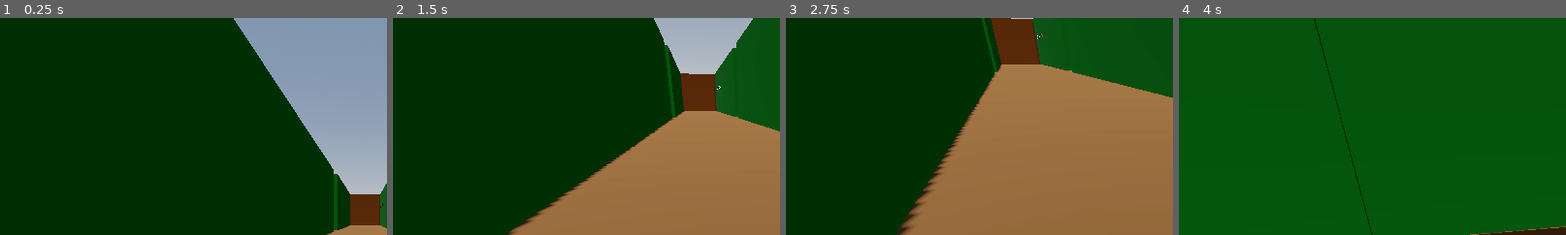
Above: before the commit, frames 1-4 (left to right).
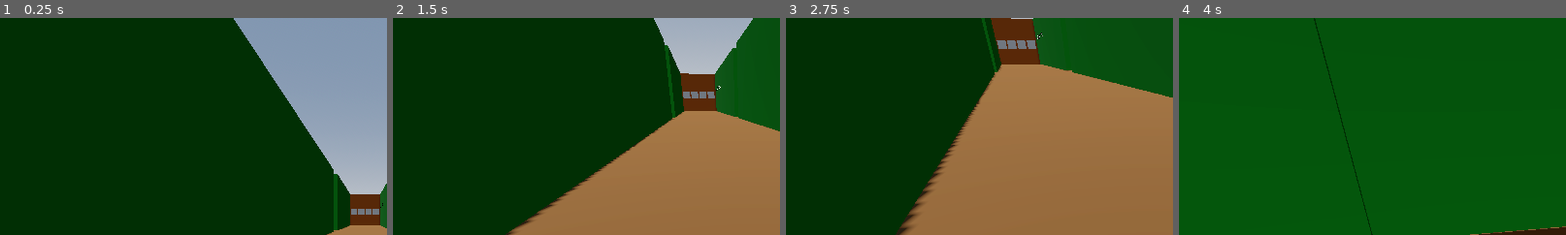
Above: after the commit, the same moments.

Repository: Z-Graham/Maze_walker
Game: Godot game, scene res://Mazes/maze_2/maze_2.tscn
The game is run twice, just before and just after one commit, with the same random seed, the same clock (stepped at 60 frames per second) and the same inputs. This scene is started directly instead of the project's main scene.
Inputs:
- Up to frame 1 (0.25 s): no input
- Up to frame 2 (1.5 s): tap Enter at 0.5 s; hold D (turn_right) 0.53-1.28 s; tap Down (look_down) at 0.6 s; hold S (move_backward) from 1.28 s (still down); tap Up (look_up) at 1.35 s
- Up to frame 3 (2.75 s): release S (move_backward) at 2.03 s; hold D (turn_right) from 2.03 s (still down); tap Down (look_down) at 2.1 s
- Up to frame 4 (4 s): release D (turn_right) at 2.78 s; hold W (move_forward) 2.78-3.53 s; tap Up (look_up) at 2.85 s; hold A (turn_left) from 3.53 s (still down); tap Down (look_down) at 3.6 s
The pictures show only the part of the screen within x 3-53%, y 4-54%; the shares and areas given below are measured in that part.

The runs differ from the first frame. In frame 1, 0.2% of the frame differs, in the area x 90-98%, y 87-91%; in frame 2, 0.2%; in frame 3, 0.3%, in the area x 54-65%, y 10-15%; in frame 4, nothing differs.

Commit message:
locks dissapear on door

Diff:
--- a/Mazes/maze_2/maze_2.gd
+++ b/Mazes/maze_2/maze_2.gd
@@ -6,11 +6,16 @@
 @onready var sphynx_4: CSGBox3D = $Sphynx_4
 @onready var riddle_screen: ColorRect = $riddle_screen
 @onready var player: Camera3D = $Player
+@onready var lock_text: Label = $lock_text
 
 var lock_1=false
 var lock_2=false
 var lock_3=false
 var lock_4=false
+
+func _process(delta: float) -> void:
+	if riddle_screen.chances_left<=0:
+		get_tree().reload_current_scene()
 
 
 func _on_player_show_riddle(s:CSGBox3D) -> void:
@@ -18,17 +23,41 @@
 	riddle_screen.visible=true
 	player.stuck=true
 
+func lock_text_fade():
+	var fade=create_tween()
+	fade.tween_property(lock_text,"modulate",Color("ffffff"),0.5)
+	await fade.finished
+	var fade2=create_tween()
+	fade2.tween_property(lock_text,"modulate",Color("ffffff00"),0.5)
+	await fade2.finished
+	var fade3=create_tween()
+	fade3.tween_property(lock_text,"modulate",Color("ffffff"),0.5)
+	await fade3.finished
+	var fade4=create_tween()
+	fade4.tween_property(lock_text,"modulate",Color("ffffff00"),0.5)
 
 func _on_riddle_screen_close() -> void:
 	player.stuck=false
+	riddle_screen.a.visible=true
+	riddle_screen.b.visible=true
+	riddle_screen.c.visible=true
+	riddle_screen.d.visible=true
 	for s in get_tree().get_nodes_in_group('sphynx'):
 		if s.riddle==riddle_screen.c_riddle:
 			s.active=false
 	if lock_1==false:
 		lock_1==true
+		$lock_1.visible=false
+		lock_text_fade()
 	elif lock_1==true:
 		lock_2=true
+		$lock_2.visible=false
+		lock_text_fade()
 	elif lock_2==true:
 		lock_3=true
+		$lock_3.visible=false
+		lock_text_fade()
 	elif lock_3==true:
 		lock_4=true
+		$lock_4.visible=false
+		lock_text_fade()
--- a/Mazes/maze_2/maze_2.tscn
+++ b/Mazes/maze_2/maze_2.tscn
@@ -30,6 +30,9 @@
 [sub_resource type="StandardMaterial3D" id="StandardMaterial3D_8rkck"]
 albedo_color = Color(0.8833333, 1, 0, 1)
 
+[sub_resource type="LabelSettings" id="LabelSettings_g45pf"]
+font_size = 50
+
 [node name="maze_2" type="Node3D" unique_id=1155560593]
 script = ExtResource("1_g45pf")
 
@@ -140,7 +143,7 @@
 material = SubResource("StandardMaterial3D_n78rp")
 
 [node name="CSGBox3D17" type="CSGBox3D" parent="walls" unique_id=76463131 groups=["wall"]]
-transform = Transform3D(-4.371139e-08, 0, 1, 0, 1, 0, -1, 0, -4.371139e-08, -20.940329, 2.550482, -6.9424977)
+transform = Transform3D(-4.371139e-08, 0, 1, 0, 1, 0, -1, 0, -4.371139e-08, -20.940329, 2.550482, -6.8699727)
 use_collision = true
 size = Vector3(1, 5.0981445, 6.4866214)
 material = SubResource("StandardMaterial3D_n78rp")
@@ -262,7 +265,7 @@
 riddle = 2
 
 [node name="Sphynx_3" type="CSGBox3D" parent="." unique_id=930428143 groups=["sphynx"]]
-transform = Transform3D(1, 0, 0, 0, 1, 0, 0, 0, 1, -13.340332, 1.7703977, -20.986168)
+transform = Transform3D(1, 0, 0, 0, 1, 0, 0, 0, 1, -13.527306, 1.7703977, -20.986168)
 use_collision = true
 size = Vector3(7.70636, 3.7733154, 5.8061523)
 material = SubResource("StandardMaterial3D_8rkck")
@@ -270,7 +273,7 @@
 riddle = 3
 
 [node name="Sphynx_4" type="CSGBox3D" parent="." unique_id=1694482963 groups=["sphynx"]]
-transform = Transform3D(1, 0, 0, 0, 1, 0, 0, 0, 1, 13.91239, 1.7703977, -20.986168)
+transform = Transform3D(1, 0, 0, 0, 1, 0, 0, 0, 1, 13.539656, 1.7703977, -20.986168)
 use_collision = true
 size = Vector3(7.70636, 3.7733154, 5.8061523)
 material = SubResource("StandardMaterial3D_8rkck")
@@ -285,5 +288,37 @@
 text = "Answer the the riddles in the four corners of the maze to unlock the door.
 Be careful, for too many incorrect answers will result in the door being locked forevermore"
 
+[node name="lock_1" type="CSGBox3D" parent="." unique_id=800315510]
+transform = Transform3D(1, 0, 0, 0, 1, 0, 0, 0, 1, -1.956295, 2.2617962, -23.63661)
+size = Vector3(1, 1, 0.13330078)
+
+[node name="lock_2" type="CSGBox3D" parent="." unique_id=1903629198]
+transform = Transform3D(1, 0, 0, 0, 1, 0, 0, 0, 1, -0.7951374, 2.2617962, -23.63661)
+size = Vector3(1, 1, 0.13330078)
+
+[node name="lock_3" type="CSGBox3D" parent="." unique_id=748865921]
+transform = Transform3D(1, 0, 0, 0, 1, 0, 0, 0, 1, 0.40106392, 2.2617962, -23.63661)
+size = Vector3(1, 1, 0.13330078)
+
+[node name="lock_4" type="CSGBox3D" parent="." unique_id=1413076838]
+transform = Transform3D(1, 0, 0, 0, 1, 0, 0, 0, 1, 1.6173296, 2.2617962, -23.63661)
+size = Vector3(1, 1, 0.13330078)
+
+[node name="lock_text" type="Label" parent="." unique_id=42847514]
+modulate = Color(1, 1, 1, 0)
+anchors_preset = 7
+anchor_left = 0.5
+anchor_top = 1.0
+anchor_right = 0.5
+anchor_bottom = 1.0
+offset_left = -363.0
+offset_top = -23.0
+offset_right = 363.0
+grow_horizontal = 2
+grow_vertical = 0
+text = "You hear a lock open"
+label_settings = SubResource("LabelSettings_g45pf")
+horizontal_alignment = 1
+
 [connection signal="show_riddle" from="Player" to="." method="_on_player_show_riddle"]
 [connection signal="close" from="riddle_screen" to="." method="_on_riddle_screen_close"]
--- a/Mazes/maze_2/riddle_screen.gd
+++ b/Mazes/maze_2/riddle_screen.gd
@@ -9,7 +9,7 @@
 signal close
 
 var c_riddle=1
-var chances_left=4
+var chances_left=5
 
 func _process(delta: float) -> void:
 	chances.text=str(chances_left)+" chances remain"
